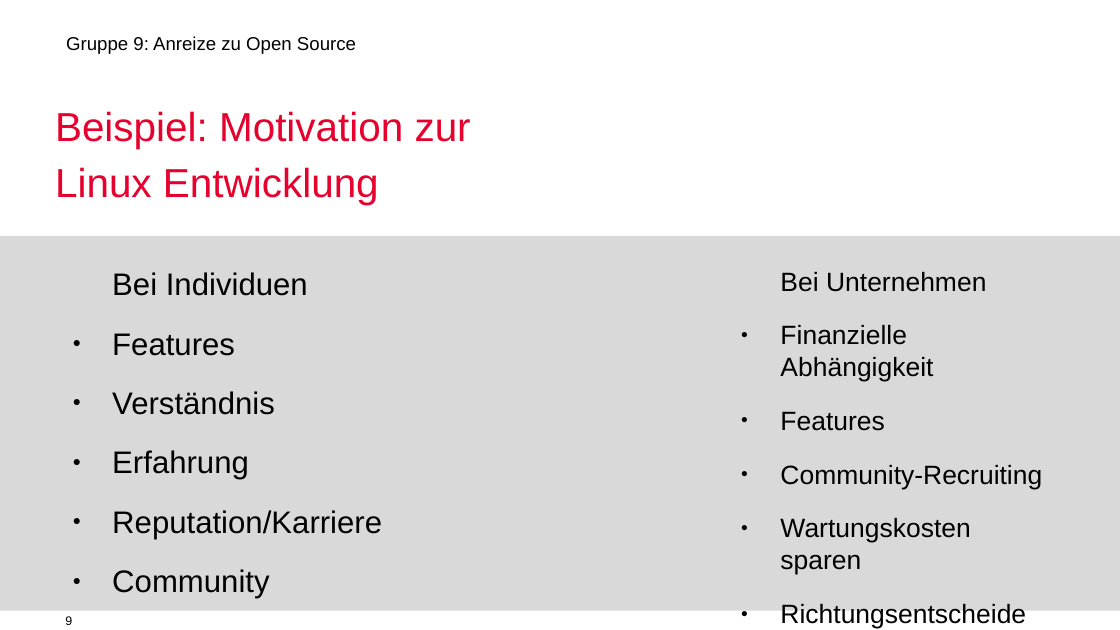
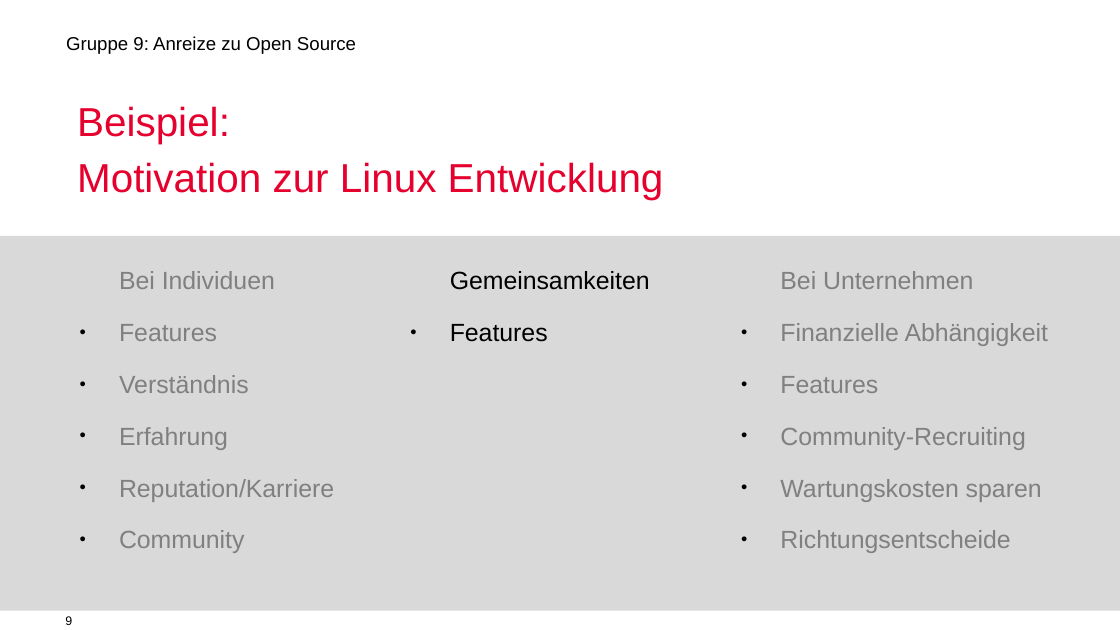
Before and after one commit to mauriziopiu/anreize_zu_open_source, a slide deck: slide 9 of OSS_Prasentation_open.odp. Drawn at 1120x630 pixels with LibreOffice and Linux fonts; fonts in the diff are those of the drawing; background and template pictures are left out. Boxes give left, top, right and bottom in pixels: in the first picture for what was removed or moved away, otherwise in the second. Text is boxed around its words. In the diff, an @@ line names an element or a change of style, - is before the commit and + after.

Commit message:
Add files via upload
- Layout changes

```diff
--- a/OSS_Prasentation_open.odp
+++ b/OSS_Prasentation_open.odp
@@ text at [77,106,664,200]: text changed @@
-Beispiel: Motivation zur Linux Entwicklung
+Beispiel:
+Motivation zur Linux Entwicklung
@@ text "Bei Individuen": place and size @@
-text "Bei Individuen" at [112,272,382,598]
+text "Bei Individuen" at [119,271,334,553]
@@ text "Bei Individuen" at [119,271,334,553]: size 20 to 16 pt, text colour #000000 to #808080 @@
@@ text "Bei Unternehmen" at [780,323,1048,553]: size 17 to 16 pt, text colour #000000 to #808080 @@
@@ text added at [450,271,650,342], 16 pt, text #000000 @@
+Gemeinsamkeiten
+● Features
```
Also in this commit, not shown: 12 other slides changed, 1 slide added, 1 slide removed.
